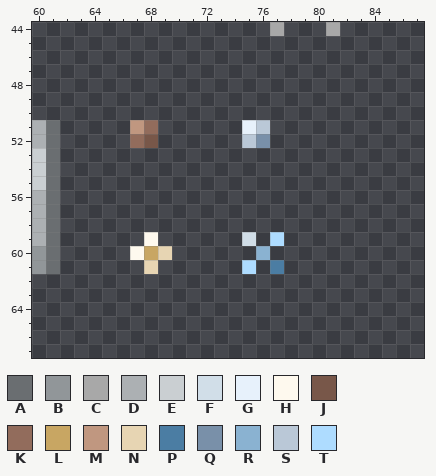
A pixel-art file gets an edit: PixelEngine/res/sprites/tiles/objects.aseprite. Above: the version before the commit.
256x512 pixels, 1 frame. Colours within 5 levels of each other are drawn and written as one. Shown: x 60..87, y 44..67.
Palette (. is transparent): A #6a6e71  B #919699  C #a8a8a8  D #acb0b3  E #cacfd2  F #d1dee8  G #e7f1fb  H #fef9ee  J #785749  K #926c5c  L #c8a663  M #c09780  N #e7d5b3  P #4b7da3  Q #7990a9  R #8ab2d1  S #bac8d7  T #aedcff
New version:
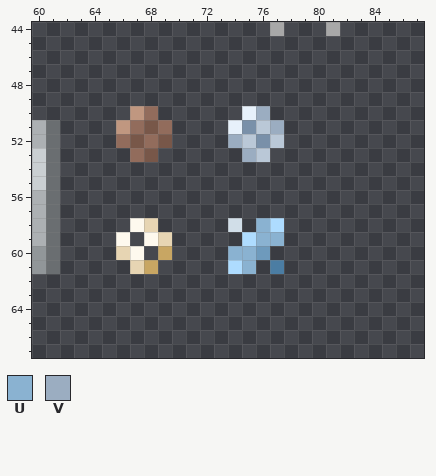
Colours new in this view: U #8ab2d1  V #9badc1
Difference:
@@ palette @@
-R #8ab2d1
+R #6e9abc
@@ x 64..79 @@
 49 ................
-50 ................
-51 ...MK......GS...
-52 ...KJ......SQ...
-53 ................
+50 ...MK......GV...
+51 ..MKJK....GQSV..
+52 ..KJKJ....VSQS..
+53 ...KJ......VS...
 54 ................
@@ x 64..79 @@
 57 ................
-58 ................
-59 ....H......F.T..
-60 ...HLN......R...
-61 ....N......T.P..
+58 ...HN.....F.UT..
+59 ..H.HN.....TUU..
+60 ..NH.L....UUR...
+61 ...NL.....TU.P..
 62 ................
Changed places in both pictures, as pixel boxes (x1, y1, x2, y2):
changed: (116, 106, 284, 274)
